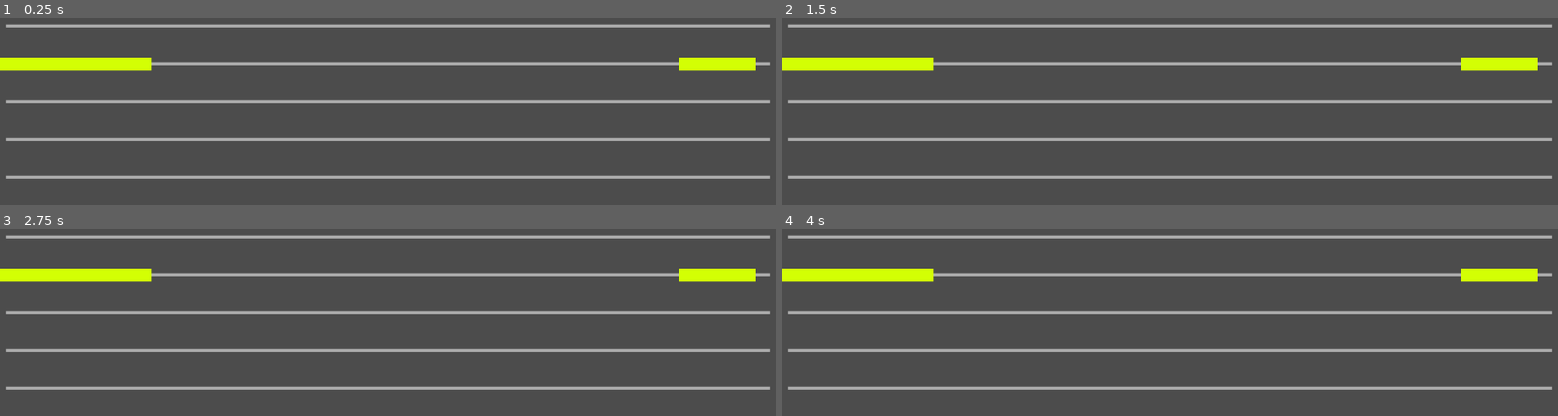
Above: before the commit, frames 1-4 (two rows, left to right).
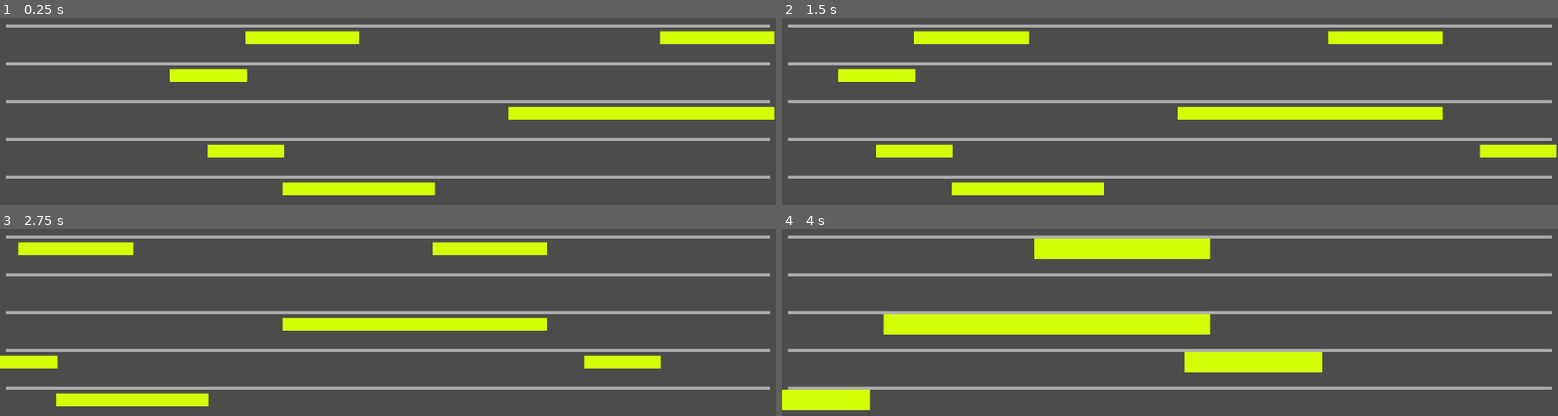
Above: after the commit, the same moments.

Repository: slavi010/ludumdare-47
Game: Godot game, scene res://Main.tscn
Same seed, same stepped clock (60 frames per second), same inputs: the game is played once before the commit and once after it.
Inputs:
- Up to frame 1 (0.25 s): no input
- Up to frame 2 (1.5 s): tap Space (ui_select) at 0.77 s
- Up to frame 3 (2.75 s): tap Space (ui_select) at 1.52 s
- Up to frame 4 (4 s): tap Enter at 2.75 s; tap Space (ui_select) at 3.02, 3.77 s

The runs differ from the first frame. In frame 1, 9.7% of the frame differs, in the area x 0-100%, y 6-95%; in frame 2, 10%; in frame 3, 9.5%; in frame 4, 12%, in the area x 0-98%, y 5-97%.

Commit message:
update platforme, now base level work

Diff:
--- a/src/Main.gd
+++ b/src/Main.gd
@@ -5,8 +5,14 @@
 export var largeur = 5 #nombre de block en largeur
 export var decalage = 1 #décalage du joueur
 
+# Called when the node enters the scene tree for the first time.
+func _ready():
+	$Rythme.connect("timeout", self, "_on_Rythme_timeout")
+
+
 func _on_Rythme_timeout(): #A chaque beat envoi un signal
 	emit_signal("beat")
+	print("new beat !")
 
 func new_place():
 	 #if (): #Condition correspondant au lieu où se trouve le joueur
@@ -22,9 +28,7 @@
 		#nbsp += 1
 		pass
 
-# Called when the node enters the scene tree for the first time.
-func _ready():
-	pass # Replace with function body.
+
 
 
 # Called every frame. 'delta' is the elapsed time since the previous frame.
--- a/src/Main.tscn
+++ b/src/Main.tscn
@@ -10,8 +10,9 @@
 [node name="Dodo" parent="." instance=ExtResource( 2 )]
 
 [node name="Rythme" type="Timer" parent="."]
-wait_time = 0.1
+wait_time = 0.4
 autostart = true
-[connection signal="sp" from="Dodo" to="." method="sp_charge"]
+
 [node name="Grille" parent="." instance=ExtResource( 3 )]
 position = Vector2( 0, 258.166 )
+[connection signal="sp" from="Dodo" to="." method="sp_charge"]
--- a/src/Map/Ligne/Grille.gd
+++ b/src/Map/Ligne/Grille.gd
@@ -4,6 +4,41 @@
 # Declare member variables here. Examples:
 # var a = 2
 # var b = "text"
+
+# le LEVEL
+# 0 = rien
+# 1 = platforme
+var level = \
+[   #lignes
+	#1  2  3  4  5
+	[0, 0, 0, 0, 0],
+	[0, 0, 0, 0, 0],
+	[0, 0, 0, 0, 0],
+	[0, 0, 0, 0, 0],
+	[0, 0, 0, 0, 0],
+	[0, 1, 0, 0, 0],
+	[0, 0, 0, 1, 0],
+	[1, 0, 0, 0, 0],
+	[1, 0, 0, 0, 1],
+	[0, 0, 0, 0, 1],
+	[0, 0, 0, 0, 1],
+	[0, 0, 0, 0, 0],
+	[0, 0, 0, 0, 0],
+	[0, 0, 0, 0, 0],
+	[0, 0, 1, 0, 0],
+	[0, 0, 1, 0, 0],
+	[0, 0, 1, 0, 0],
+	[0, 0, 1, 0, 0],
+	[1, 0, 1, 0, 0],
+	[1, 0, 1, 0, 0],
+	[0, 0, 0, 0, 0],
+	[0, 0, 0, 0, 0],
+	[0, 0, 0, 1, 0],
+	[0, 0, 0, 0, 0],
+	[0, 0, 0, 0, 0],
+]
+# l'index de la prochaine colone du level à afficher
+var level_index = 0
 
 var Platforme = load("res://Map/Obstacle/Platforme.tscn")
 # les platformes
@@ -22,7 +57,7 @@
 # largeur d'une platforme en par rapport à celle de base
 var LARGEUR_PLATFORME_SCALE = 1
 # nombre de colone par ligne
-var NB_COLONE = 10
+var NB_COLONE = 20
 
 
 # Called when the node enters the scene tree for the first time.
@@ -31,7 +66,7 @@
 	# HAUTEUR_LIGNE = TODO
 	# LARGEUR_LIGNE = TODO
 	# NB_COLONE = TODO
-	LARGEUR_PLATFORME_SCALE = 10/NB_COLONE
+	LARGEUR_PLATFORME_SCALE = 10.0/NB_COLONE
 
 	# init lignes
 	for i in range(1, 5 + 1):
@@ -44,12 +79,12 @@
 			grille[ligne].append(null)
 
 	# test platforme
-	add_platforme(1, 0)
-	add_platforme(1, 1)
-	add_platforme(1, -1)
 
 	# connect à chaque beat
-	$"../Grille".connect("beat", self, "_on_Main_beat")
+	$"../".connect("beat", self, "_on_Main_beat")
+
+	# init level
+	init_level(level)
 
 
 # Ajoute une nouvelle platforme
@@ -60,10 +95,11 @@
 		colone = NB_COLONE + colone
 
 	var platforme = Platforme.instance()
+	grille[ligne][colone] = platforme
 	lignes[ligne].add_child(platforme)
 	platforme.scale.x = LARGEUR_PLATFORME_SCALE
 	platforme.set_patrol_path(lignes[ligne])
-	platforme.move(colone, NB_COLONE, LARGEUR_LIGNE)
+	platforme.move(colone, NB_COLONE, LARGEUR_LIGNE, HAUTEUR_LIGNE)
 
 
 func get_position_case_grille(ligne: int, colone: int):
@@ -77,6 +113,8 @@
 
 # A chaque resception d'un beat
 func _on_Main_beat():
+
+
 	# pour chaque platforme, on les bouge à droite
 	for colone in range(NB_COLONE):
 		for ligne in range(5):
@@ -84,8 +122,33 @@
 			if platforme != null:
 				if colone == 0:
 					# on supprime la platforme (hort écran) TODO
+					platforme.hide()
+					lignes[ligne].remove_child(platforme)
 					pass
 				else:
 					grille[ligne][colone - 1] = platforme
-					grille[ligne][colone] = null
-					platforme.move(colone - 1, NB_COLONE, LARGEUR_LIGNE)
+					platforme.move(colone - 1, NB_COLONE, LARGEUR_LIGNE, HAUTEUR_LIGNE)
+				grille[ligne][colone] = null
+	# si dernière colone
+	set_colone(NB_COLONE-1)
+
+
+func get_next_colone(lvl: Array) -> Array:
+	var col = lvl[level_index]
+	level_index += 1
+	if level_index >= len(lvl):
+		level_index = 0
+	return col
+
+func set_colone(colone: int):
+	var col: Array = get_next_colone(level)
+	for ligne in range(5):
+		match col[ligne]:
+			0: # vide
+				grille[ligne][colone] = null
+			1: # platforme
+				add_platforme(ligne, colone)
+
+func init_level(lvl: Array):
+	for colone in range(NB_COLONE):
+		set_colone(colone)
--- a/src/Map/Obstacle/Platforme.gd
+++ b/src/Map/Obstacle/Platforme.gd
@@ -7,6 +7,14 @@
 var patrol_node: Node2D
 var patrol_points
 
+# augmentation de la taille pour chaque beat
+# retourne à 1 après quelques frame
+var scale_platforme = 1
+# pourcentage de décroissance par frame
+export var DECROISSANCE_SCALE = 0.9
+# max scale
+export var MAX_SCALE = 2
+
 # Called when the node enters the scene tree for the first time.
 func _ready():
 	pass
@@ -14,7 +22,7 @@
 func set_patrol_path(patrol_node):
 	patrol_points = patrol_node.curve.get_baked_points()
 
-func move(colone: int, nb_colone: int, largeur_ligne_pixel: int):
+func move(colone: int, nb_colone: int, largeur_ligne_pixel: int, hauteur_ligne_pixel: int):
 	# largeur entre deux platforme en pixel
 	var largeur_platforme_pixel = largeur_ligne_pixel/nb_colone
 	# nombre d'index entre deux position de platforme
@@ -29,7 +37,13 @@
 		patrol_index = wrapi(patrol_index + 1, 0, patrol_points.size())
 	# on va à la position
 	position = patrol_points[patrol_index]
+	position.y += hauteur_ligne_pixel * 0.3
+
+	# augmentation de la taille de la platforme
+	scale.x = MAX_SCALE
+	scale.y = MAX_SCALE
 
 # Called every frame. 'delta' is the elapsed time since the previous frame.
-#func _process(delta):
-#	pass
+func _process(delta):
+	scale.x = clamp(scale.x*DECROISSANCE_SCALE, 1, MAX_SCALE)
+	scale.y = clamp(scale.x*DECROISSANCE_SCALE, 1, MAX_SCALE)
--- a/src/Map/Obstacle/Platforme.tscn
+++ b/src/Map/Obstacle/Platforme.tscn
@@ -15,7 +15,3 @@
 [node name="Sprite" type="Sprite" parent="."]
 scale = Vector2( -0.0494427, 16.8534 )
 texture = SubResource( 2 )
-
-[node name="VisibilityNotifier2D" type="VisibilityNotifier2D" parent="."]
-position = Vector2( 0.280609, 0.280616 )
-scale = Vector2( 5.06305, 0.849521 )
Not shown: 1 places in src/Main.tscn that only renumber resources
